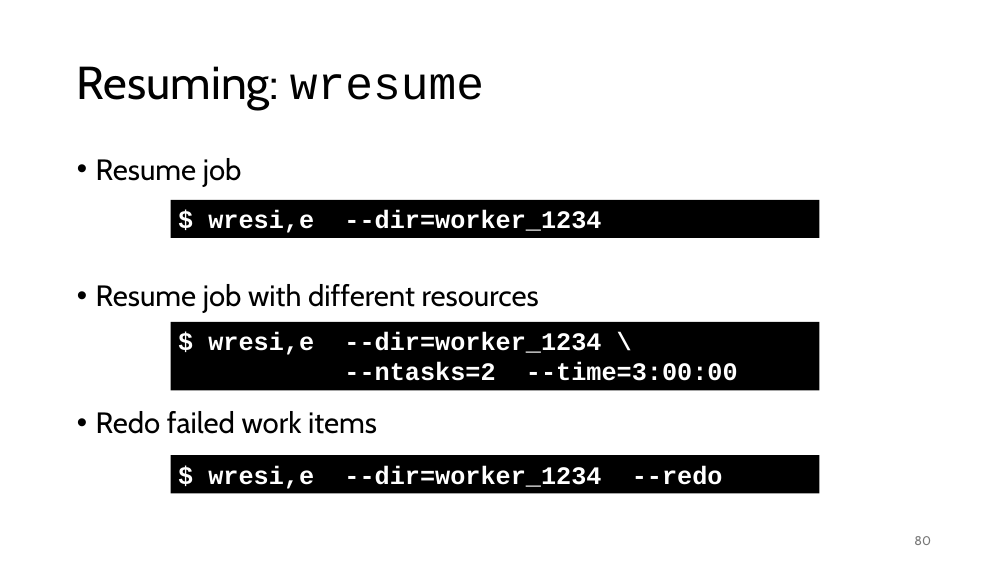
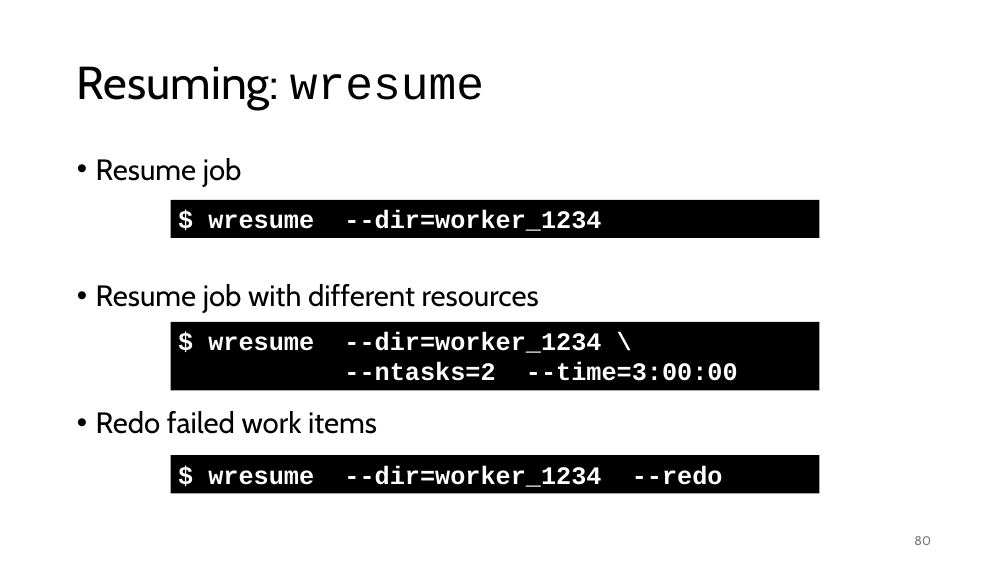
Before and after one commit to gjbex/Workflows-for-HPC, a slide deck: slide 80 of workflow_for_HPC.pptx. Drawn at 1008x567 pixels with LibreOffice and Linux fonts; fonts in the diff are those of the drawing. Boxes give left, top, right and bottom in pixels: in the first picture for what was removed or moved away, otherwise in the second. Text is boxed around its words. In the diff, an @@ line names an element or a change of style, - is before the commit and + after.

Commit message:
Fix typos

```diff
--- a/workflow_for_HPC.pptx
+++ b/workflow_for_HPC.pptx
@@ text in rectangle at [208,210,601,231]: text changed @@
-$ wresi,e --dir=worker_1234
+$ wresume --dir=worker_1234
@@ text in rectangle at [208,332,601,353]: text changed @@
-$ wresi,e --dir=worker_1234 \
+$ wresume --dir=worker_1234 \
@@ text in rectangle at [208,465,723,487]: text changed @@
-$ wresi,e --dir=worker_1234 --redo
+$ wresume --dir=worker_1234 --redo
```
Also in this commit, not shown: 12 other slides changed.
